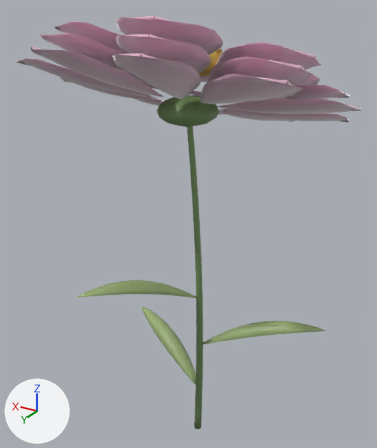
A saved change to the glTF model www/models/flowers/cosmos-legendary-v2.glb.
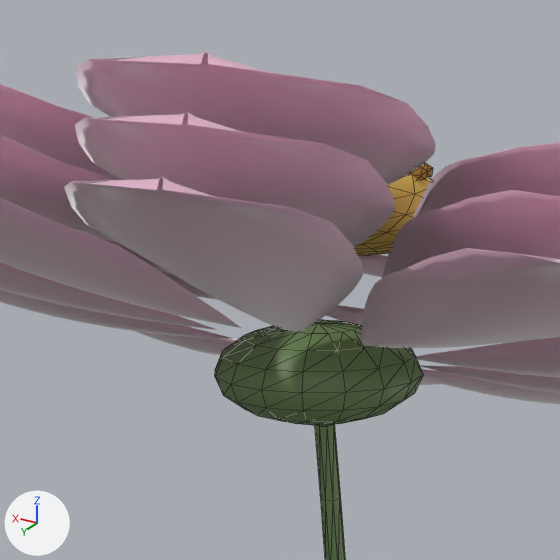
Old and new are each drawn whole from a 50 mm lens placed at (-0.93, 1.634, 1.839), pointed at (0.08, -0.05, 0.997) and again close up on the part from 25% to 69% of the width and 0% to 37% of the height. The axes (+X, +Y, +Z) are drawn at lower left. The lights are the same throughout. The first two pictures are the older version. The close-ups show mesh edges as thin lines. Vertices at exactly the same position are counted once.

Before the edit, the objects in view are built like this:
```python
me_cosmos_legendary_v2_center = bpy.data.meshes.new('cosmos-legendary-v2-center')
me_cosmos_legendary_v2_center.from_pydata(...)  # 144 vertices, 256 faces; spans x -0.065..0.175, y -0.167..0.061, z 1.58..1.705
me_cosmos_legendary_v2_center.materials.append(mat_cosmos_center_004)
me_cosmos_legendary_v2_petal = bpy.data.meshes.new('cosmos-legendary-v2-petal')
me_cosmos_legendary_v2_petal.from_pydata(...)  # 4368 vertices, 8640 faces; spans x -0.555..0.666, y -0.569..0.537, z 1.344..1.801
me_cosmos_legendary_v2_petal.materials.append(mat_cosmos_petal_004)
me_cosmos_legendary_v2_stem = bpy.data.meshes.new('cosmos-legendary-v2-stem')
me_cosmos_legendary_v2_stem.from_pydata(...)  # 314 vertices, 576 faces; spans x -0.06..0.17, y -0.12..0.11, z 0.0..1.52
me_cosmos_legendary_v2_stem.materials.append(mat_cosmos_stem_004)
ob_cosmos_legendary_v2_center = bpy.data.objects.new('cosmos-legendary-v2-center', me_cosmos_legendary_v2_center)
ob_cosmos_legendary_v2_center.location = (0.0, 0.0, 0.0)
ob_cosmos_legendary_v2_petal = bpy.data.objects.new('cosmos-legendary-v2-petal', me_cosmos_legendary_v2_petal)
ob_cosmos_legendary_v2_petal.location = (0.0, 0.0, 0.0)
ob_cosmos_legendary_v2_stem = bpy.data.objects.new('cosmos-legendary-v2-stem', me_cosmos_legendary_v2_stem)
ob_cosmos_legendary_v2_stem.location = (0.0, 0.0, 0.0)
```
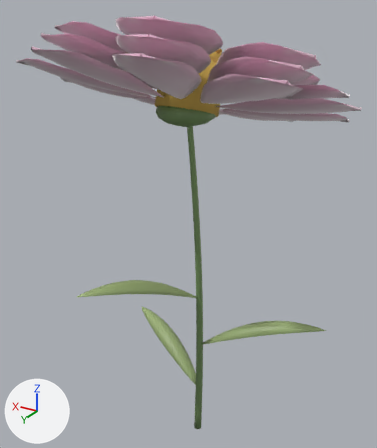
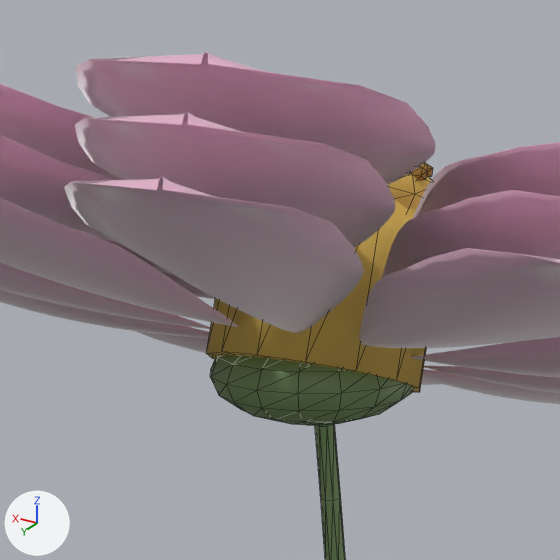
Boxes [x1, y1, x2, y2] around the edits, measured in the close-ups (560 x 560 px; the box of a moved part takes in the faces that stretch with it):
'cosmos-legendary-v2-stem', reshaped: before [215, 320, 423, 560]; after [210, 355, 413, 560]
'cosmos-legendary-v2-center', reshaped: before [354, 173, 431, 256]; after [206, 173, 431, 392]
part 1 of me_cosmos_legendary_v2_stem, moved or reshaped: before [215, 320, 423, 425]; after [210, 355, 413, 425]
part 2 of me_cosmos_legendary_v2_center, added (brown): after [206, 199, 427, 392]

The change in detail:
me_cosmos_legendary_v2_stem is used by ob_cosmos_legendary_v2_stem; location (0.0, 0.0, 0.0).
me_cosmos_legendary_v2_stem had 314 vertices, 576 faces and spanned x -0.06..0.17, y -0.12..0.11, z 0.0..1.52.
me_cosmos_legendary_v2_stem now has 350 vertices, 630 faces and spans x -0.06..0.17, y -0.11..0.12, z 0.0..1.52.
Part 1, on me_cosmos_legendary_v2_stem:
57 vertices in x -0.05..0.16, y -0.12..0.11, z 1.42..1.52 move by (0.0, 0.01, 0.0).
11 vertices in x -0.02..0.13, y -0.08..0.08, z 1.5 move by (0.0, 0.01, 0.01).
5 vertices in x -0.03..0.14, y -0.08..0.0, z 1.5 move by (0.0, 0.0, 0.01).
71 vertices move within x -0.06..0.17, y -0.08..0.08, z 1.42..1.52.
Other edits to the shape of me_cosmos_legendary_v2_stem do not show in these pictures.
me_cosmos_legendary_v2_center is used by ob_cosmos_legendary_v2_center; location (0.0, 0.0, 0.0).
me_cosmos_legendary_v2_center had 144 vertices, 256 faces and spanned x -0.065..0.175, y -0.167..0.061, z 1.58..1.705.
me_cosmos_legendary_v2_center now has 200 vertices, 340 faces and spans x -0.065..0.175, y -0.167..0.117, z 1.431..1.705.
me_cosmos_legendary_v2_center part 2: a new loose piece of 56 vertices spanning x -0.06..0.17, y -0.163..0.117, z 1.431..1.679, in mat_cosmos_center_004.
